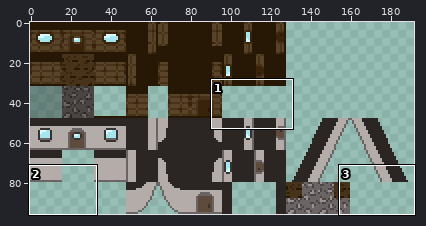
Sprite sheet, stored at graphics/terrain/house_interior.png. Above, an overview of the earlier version with the close-up marked.
Close-up. First the earlier version:
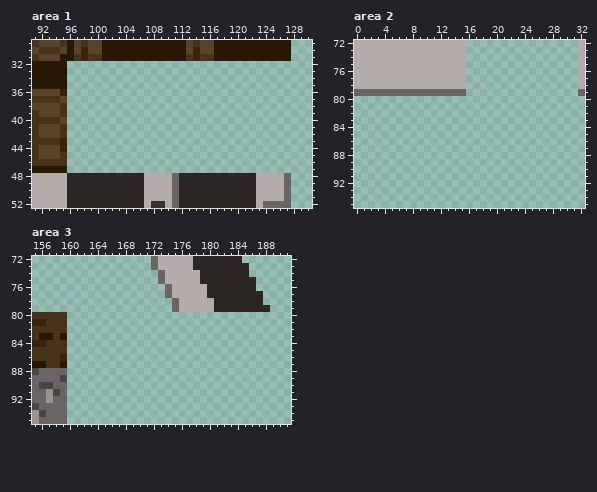
The file is 192x96 pixels. Shown: area 1: x 91..130, y 29..52; area 2: x 0..32, y 72..95; area 3: x 155..191, y 72..95.
The result:
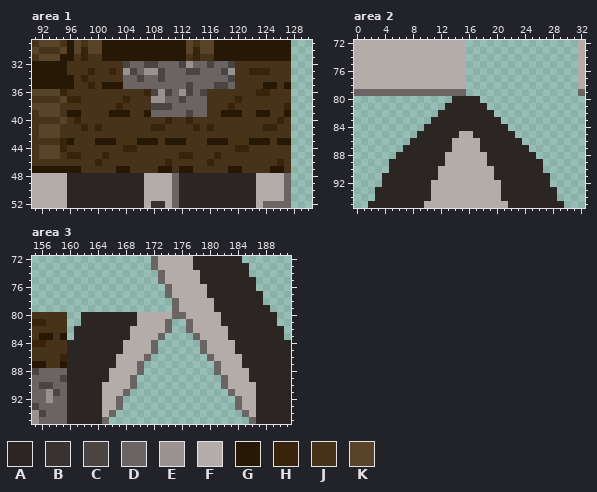
Palette (. is transparent): A #2b2523  B #383230  C #4a4543  D #6a6564  E #999290  F #b4aca9  G #271806  H #39230a  J #47321a  K #594329
Edits made:
Area 1:
y 32: x 96..127 ................................ -> JJJJJJJJCDDCCDDDCEDDCDDCJJJJJJJJ
y 33: x 96..127 ................................ -> JJJHJJHJECDEECDDDCCDDDCEJJHHHJJJ
y 34: x 96..127 ................................ -> GJHJJJJJDDCDDCDDDDDDDDDCJJJJJJJJ
y 35: x 96..127 ................................ -> GJJHJGGGDDDDDDDDDCDDDCCDJJJJGGJG
y 36: x 96..127 ................................ -> JJJJJJJJJJJHCECDECDCJJJJJJJHHJJJ
y 37: x 96..127 ................................ -> HHJJJJJJHJJJEEDDCDDDJJJJHJJJJJJJ
y 38: x 96..127 ................................ -> JJJJJJJHJJJJCCCDDDDDJJJHJJJJJJJH
y 39: x 96..127 ................................ -> GGJJJJGGGJJGDDDDDCDDJJGGGJJGGJJG
y 40: x 96..127 ................................ -> JHJJJJJJJJJJJJHJJHJJJJJJJJJJJJHJ
y 41: x 96..127 ................................ -> JJHJHJJJJJJJHHJJJJHJHJJJJJJJHHJJ
y 42: x 96..127 ................................ -> JJJJJJJJJJJJJJJJJJJJJJJJJJJJJJJJ
y 43: x 96..127 ................................ -> GJJJGGGJJJGGGJGGGJJJGGGJJJGGGJGG
y 44: x 96..127 ................................ -> JJJJJJJJHHJJJJJJJJJJJJJJHHJJJJJJ
y 45: x 96..127 ................................ -> HHJJJHJJJJJJJJJJHHJJJHJJJJJJJJJJ
y 46: x 96..127 ................................ -> JJJJHJJJJJJJJJHJJJJJHJJJJJJJJJHJ
y 47: x 96..127 ................................ -> GGJJJJJGGJJJJGGJGGJJJJJGGJJJJGGJ
Area 2:
y 80: x 14..17 .... -> AAAA
y 81: x 13..18 ...... -> AAAAAA
y 82: x 12..19 ........ -> AAAAAAAA
y 83: x 11..20 .......... -> AAAAAAAAAA
y 84: x 10..21 ............ -> AAAAAAAAAAAA
y 85: x 9..22 .............. -> AAAAAAFFAAAAAA
y 86: x 8..23 ................ -> AAAAAAFFFFAAAAAA
y 87: x 7..24 .................. -> AAAAAAAFFFFAAAAAAA
y 88: x 6..25 .................... -> AAAAAAAFFFFFFAAAAAAA
y 89: x 5..26 ...................... -> AAAAAAAAFFFFFFAAAAAAAA
y 90: x 5..26 ...................... -> AAAAAAAFFFFFFFFAAAAAAA
y 91: x 4..27 ........................ -> AAAAAAAAFFFFFFFFAAAAAAAA
y 92: x 4..27 ........................ -> AAAAAAAFFFFFFFFFFAAAAAAA
y 93..94: x 3..28 .......................... -> AAAAAAAAFFFFFFFFFFAAAAAAAA
y 95: x 2..29 ............................ -> AAAAAAAAFFFFFFFFFFFFAAAAAAAA
Area 3:
y 80: x 162..189 ............................ -> AAAAAAAAFFFFFDDFFFFFAAAAAAAA
y 81: x 162..174 ............. -> AAAAAAAAFFFFD; x 177..189 ............. -> DFFFFAAAAAAAA
y 82: x 161..174 .............. -> AAAAAAAAFFFFFD; x 177..190 .............. -> DFFFFFAAAAAAAA
y 83: x 161..173 ............. -> AAAAAAAAFFFFD; x 178..190 ............. -> DFFFFAAAAAAAA
y 84..85: x 160..172 ............. -> AAAAAAAAFFFFD; x 179..191 ............. -> DFFFFAAAAAAAA
y 86: x 160..171 ............ -> AAAAAAAFFFFD; x 180..191 ............ -> DFFFFAAAAAAA
y 87: x 160..170 ........... -> AAAAAAAFFFD; x 181..191 ........... -> DFFFAAAAAAA
y 88: x 160..170 ........... -> AAAAAAFFFFD; x 181..191 ........... -> DFFFFAAAAAA
y 89: x 160..169 .......... -> AAAAAAFFFD; x 182..191 .......... -> DFFFAAAAAA
y 90: x 160..169 .......... -> AAAAAFFFFD; x 182..191 .......... -> DFFFFAAAAA
y 91: x 160..168 ......... -> AAAAAFFFD; x 183..191 ......... -> DFFFAAAAA
y 92..93: x 160..167 ........ -> AAAAAFFD; x 184..191 ........ -> DFFAAAAA
y 94: x 160..166 ....... -> AAAAAFD; x 185..191 ....... -> DFAAAAA
y 95: x 160..165 ...... -> AAAAAD; x 186..191 ...... -> DAAAAA
Where, in picture pixels (left, top, right, bottom), the same in both close-ups:
added: (67, 61, 291, 173)
added: (368, 96, 564, 208)
added: (67, 312, 291, 424)
